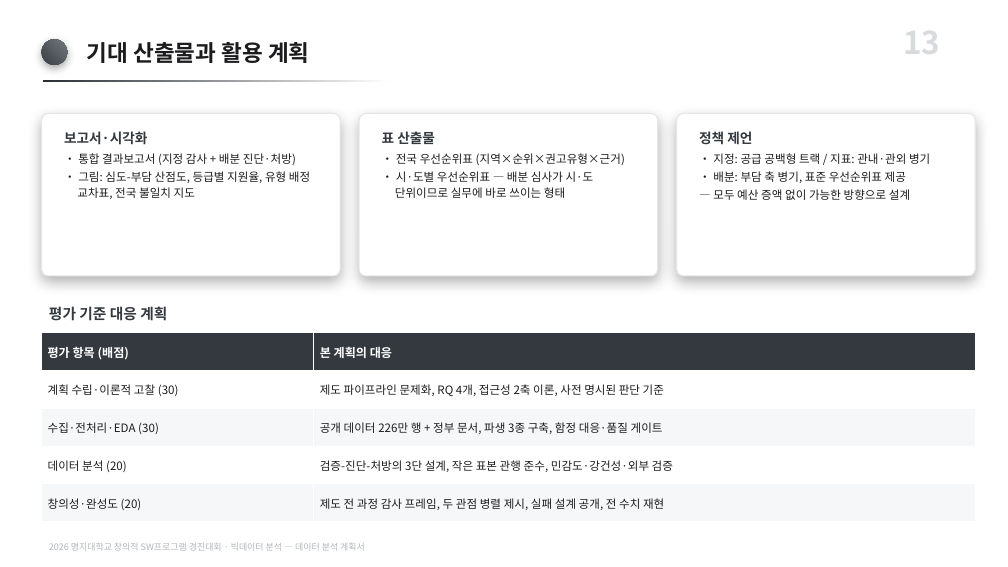
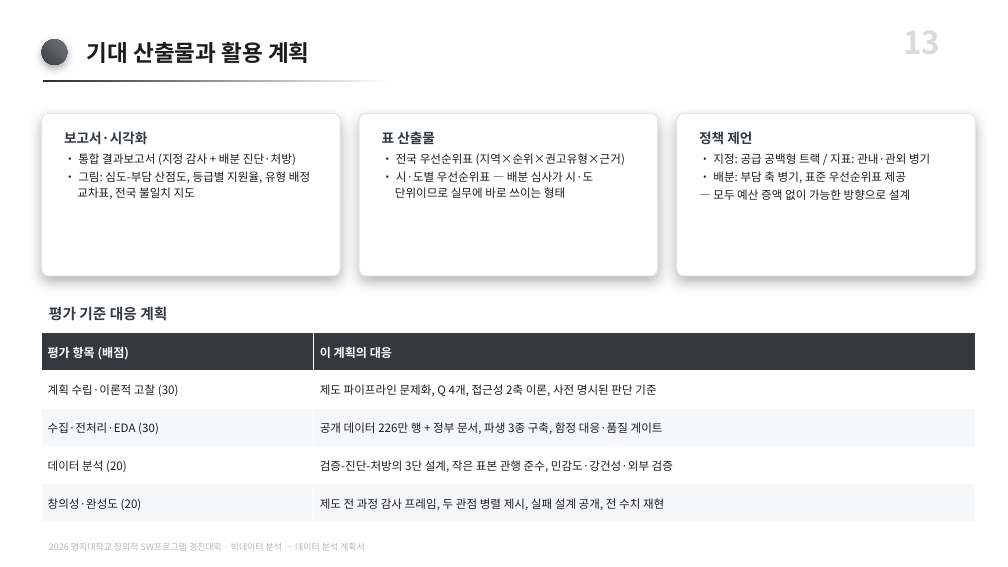
Before and after one commit to karvvan/maternity-care-policy-audit, a slide deck: slide 13 of 05_작업자료/_PPT생성본/데이터분석_계획서.pptx. Drawn at 1008x567 pixels with LibreOffice and Linux fonts; fonts in the diff are those of the drawing. Boxes give left, top, right and bottom in pixels: in the first picture for what was removed or moved away, otherwise in the second. Text is boxed around its words. In the diff, an @@ line names an element or a change of style, - is before the commit and + after.

Commit message:
용어 정리: 연구 → 프로젝트, 연구 질문 → 핵심 질문, RQ → Q
학술 연구가 아니라 제도 감사와 도구 제작에 가까우므로 표현을 맞춘다.
RQ는 Research Question 약어라 '연구'를 뺀 이상 함께 바꿔야 앞뒤가 맞는다.

- 보고서: 연구 61회·RQ 11회 전량 정리. §9 '연구의 한계' → '분석의 한계',
  §1.5 '연구 질문' → '핵심 질문', '제도를 감사하는 연구는' → '작업은' 등
  자리마다 자연스러운 말로 바꿔 기계적 치환을 피했다. 26쪽 유지.
- 결과보고서 PPT: 제출본에 문단 18개 패치(재생성 아님). 표지 등 편집 보존.
- 계획서 PPT: 생성기만 수정. 편집 중이라 제출본 반영은 보류.

```diff
--- a/05_작업자료/_PPT생성본/데이터분석_계획서.pptx
+++ b/05_작업자료/_PPT생성본/데이터분석_계획서.pptx
@@ table at (42,333,975,522) @@
-row 1, column 2: 본 계획의 대응
+row 1, column 2: 이 계획의 대응
-row 2, column 2: 제도 파이프라인 문제화, RQ 4개, 접근성 2축 이론, 사전 명시된 판단 기준
+row 2, column 2: 제도 파이프라인 문제화, Q 4개, 접근성 2축 이론, 사전 명시된 판단 기준
```
Also in this commit, not shown: 7 other slides changed, 7 other files.
